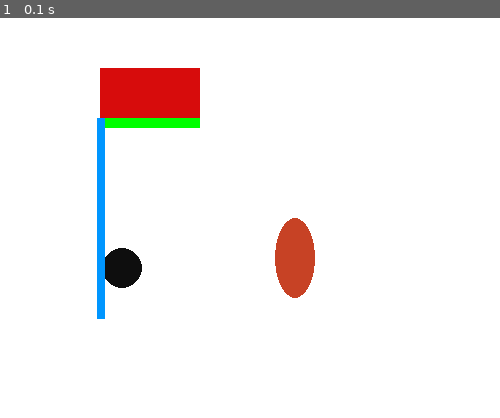
Above: before the commit, frame 1.
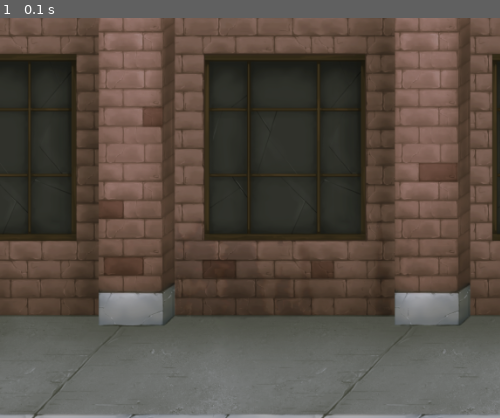
Above: after the commit, the same moment.

Repository: ValorianiO/Pygame-Curso
Game: pygame game, started from Juego.py
Two runs of this game, one before a commit and one after it. Both use one fixed random seed, a clock stepped at 60 frames per second and the inputs below.
Inputs:
- Up to frame 1 (0.1 s): no input

The runs differ from the first frame. In frame 1, 100% of the frame differs, in the area x 0-100%, y 0-100%.

Commit message:
personalizar icono de la ventana e imagenes de fondo

Diff:
--- a/Juego.py
+++ b/Juego.py
@@ -5,31 +5,14 @@
 
 pantalla = pygame.display.set_mode((500,400))
 
-blanco = (255,255,255)
-negro = (14,14,14)
-rojo = (215,12,12)
-azul = (0,0,190)
-verde = (0,255,0)
+pygame.display.set_caption("Exterminator")
 
-c74225 = (199,66,37)
-cd9135 = (97,205,53)
+icono = pygame.image.load("imagenes/gunner.png")
+fondo = pygame.image.load("imagenes/ciudad.png")
 
-pantalla.fill(blanco)
+pantalla.blit(fondo, (0,0))
+pygame.display.set_icon(icono)
 
-pygame.display.set_caption("Mi primer juego :P")
-
-rectangulo1= pygame.draw.rect(pantalla, rojo, (100, 50, 100, 50))
-print(rectangulo1)
-
-pygame.draw.line(pantalla, verde, (100,104), (199,104), 10)
-
-pygame.draw.circle(pantalla, negro, (122,250),20,0)
-
-pygame.draw.ellipse(pantalla, c74225, (275, 200, 40 ,80))
-
-puntos = [(100,300), (100,100)]
-
-pygame.draw.polygon(pantalla, (0,150,255), puntos, 8)
 while True:
     for event in pygame.event.get():
       if event.type == QUIT:
Binary file added: imagenes/ciudad.png
Binary file added: imagenes/gunner.png
